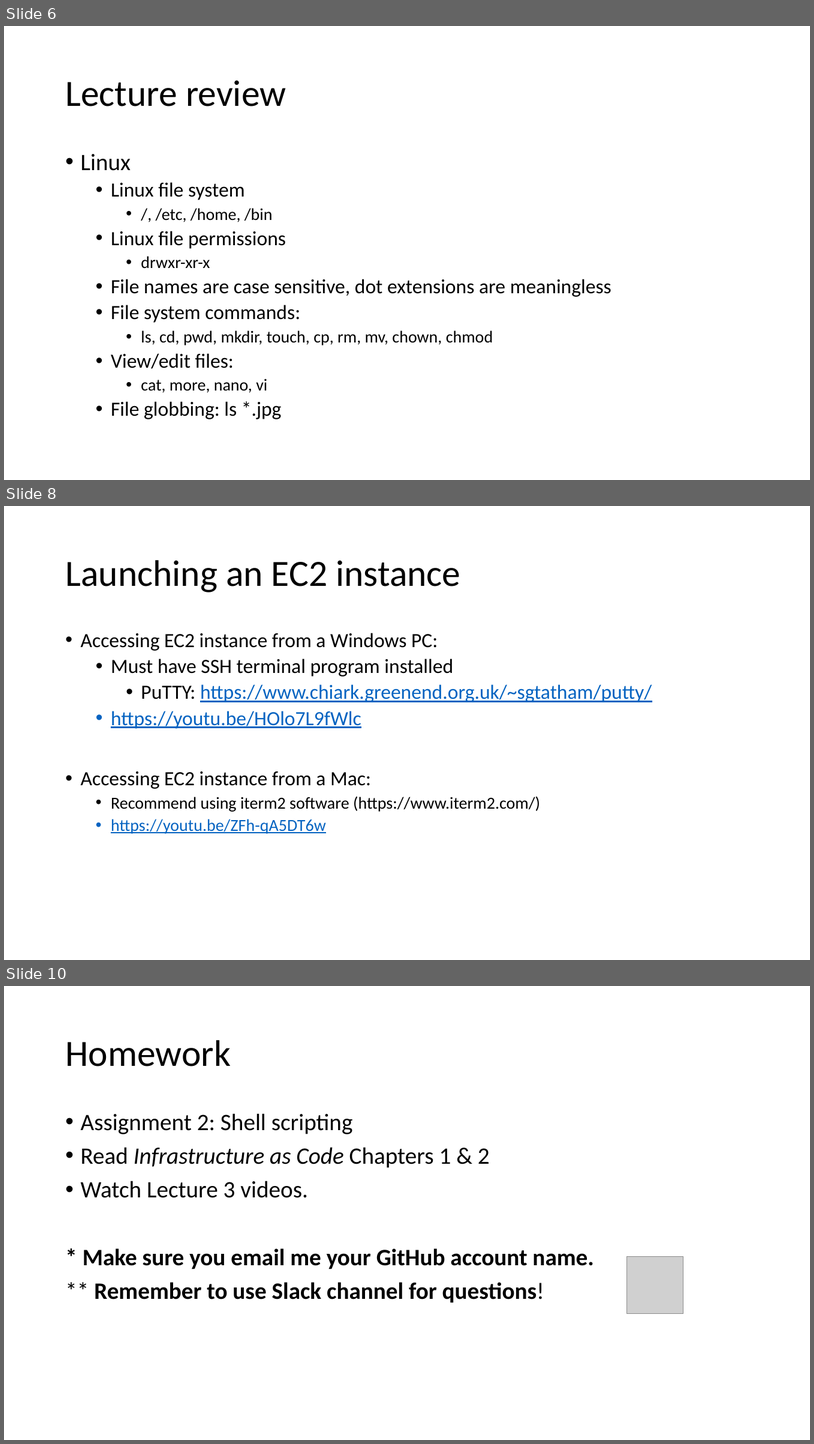
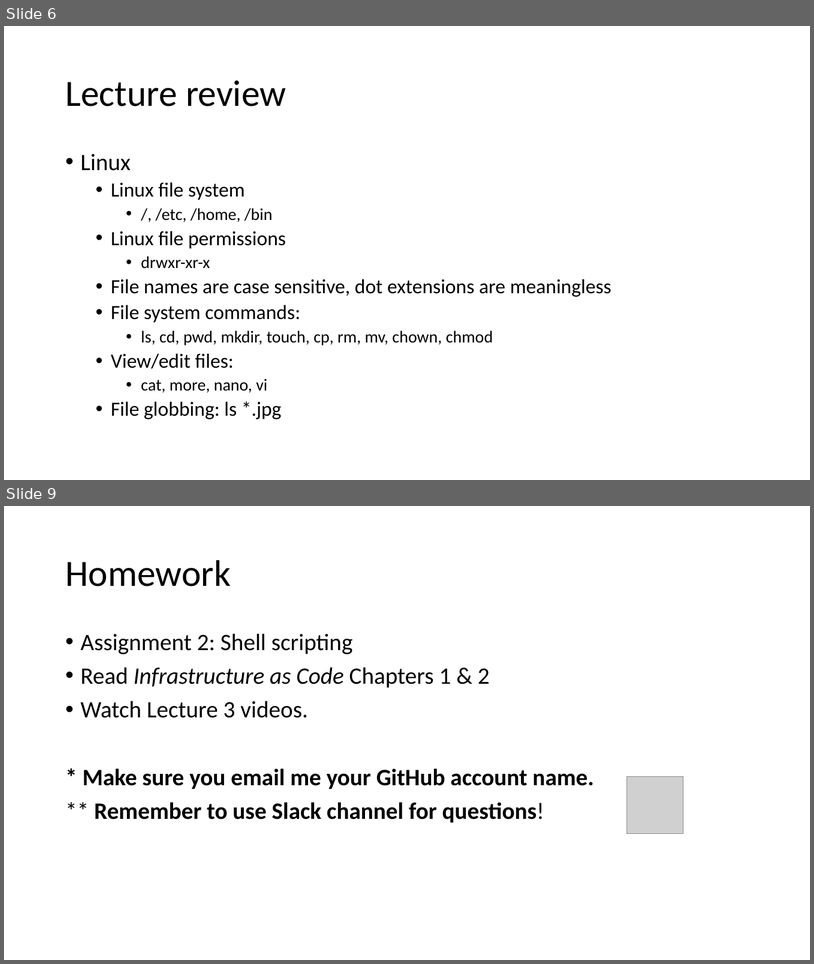
Before and after one commit to jasondbaker/infrastructure-class, a slide deck: review/lecture-review-week-2.pptx. Shown one above the other, each under a label of ours: slides 6, 8 and 10 before the commit, slides 6 and 9 after it; the slides between them are not shown. The pictures are 814x1444 and 814x964 pixels, drawn with LibreOffice and Linux fonts; fonts in the diff are those of the drawing; grey boxes stand for pictures. Boxes give left, top, right and bottom in pixels: in the first picture for what was removed or moved away, otherwise in the second. Text is boxed around its words. In the diff, an @@ line names an element or a change of style, - is before the commit and + after.

```diff
--- a/review/lecture-review-week-2.pptx
+++ b/review/lecture-review-week-2.pptx
@@ slide 8 removed at bbox=[4, 506, 810, 960], background #FFFFFF @@
@@ title removed at bbox=[65, 560, 461, 592] @@
-Launching an EC2 instance
@@ text removed at bbox=[81, 633, 652, 834] @@
-• Accessing EC2 instance from a Windows PC:
-  • Must have SSH terminal program installed
-    • PuTTY: https://www.chiark.greenend.org.uk/~sgtatham/putty/
-  • https://youtu.be/HOlo7L9fWlc
-• Accessing EC2 instance from a Mac:
-  • Recommend using iterm2 software (https://www.iterm2.com/)
-  • https://youtu.be/ZFh-qA5DT6w
@@ what was slide 10 is now slide 9 @@
```
Also in this commit, not shown: 4 slides changed.
